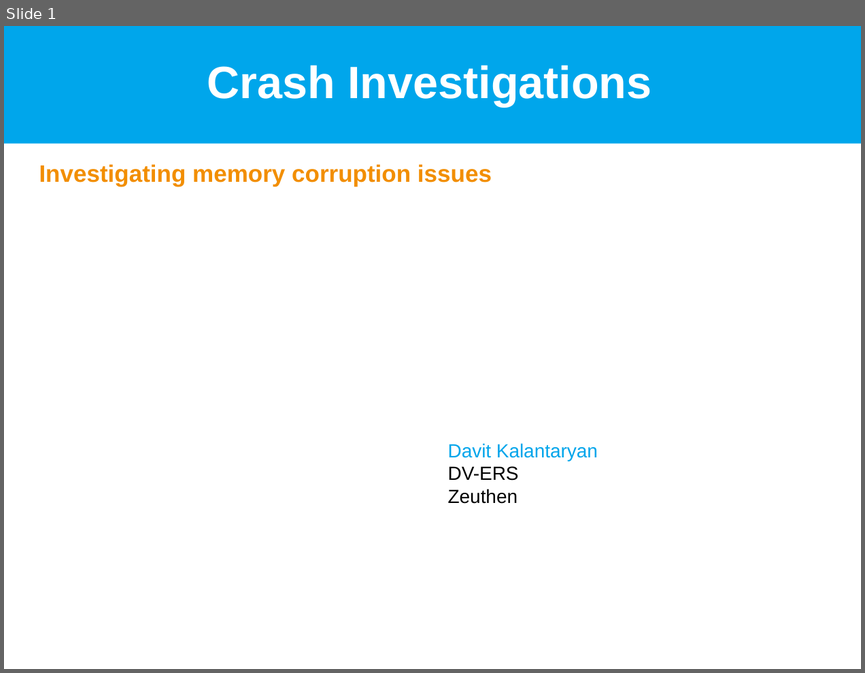
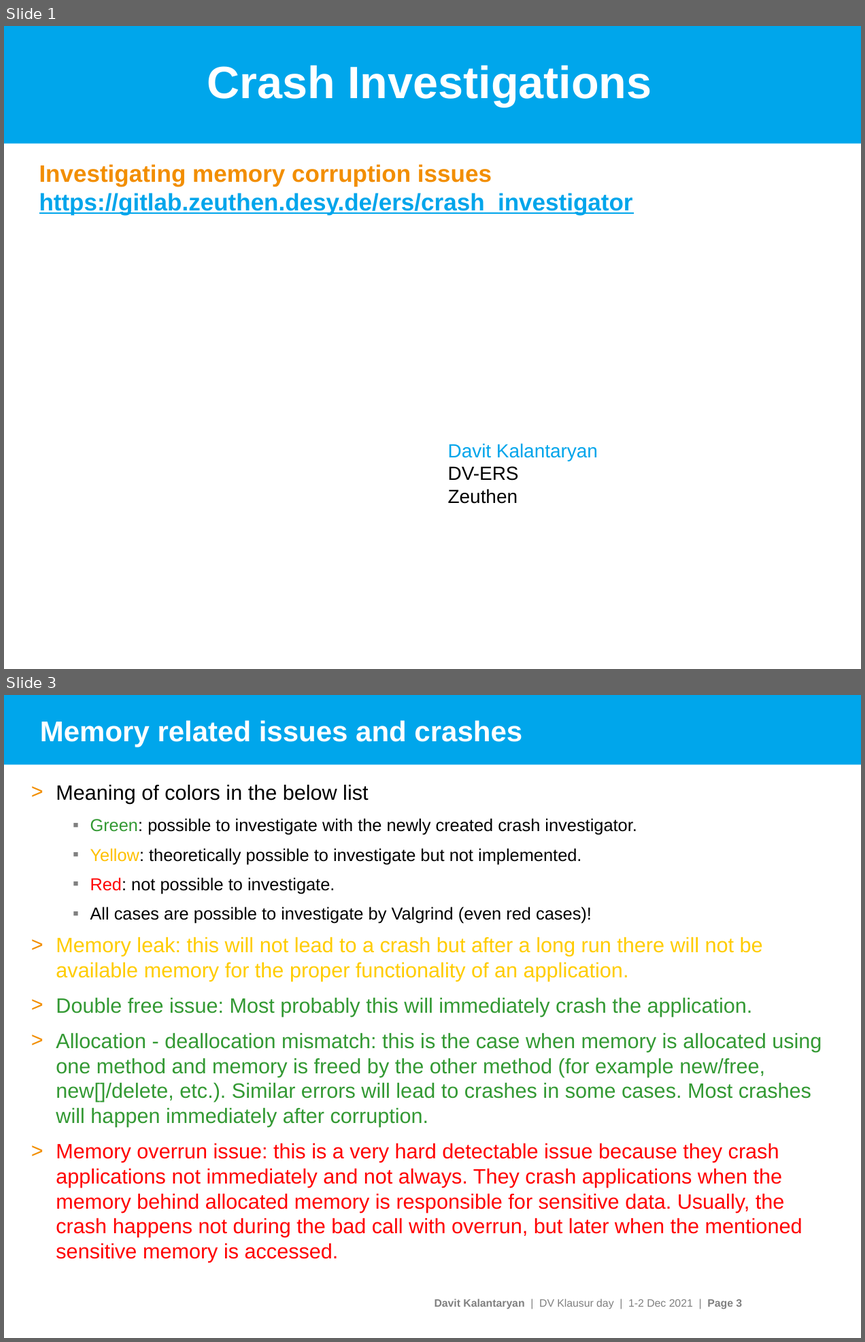
Before and after one commit to davitkalantaryan/old-crash_investigator, a slide deck: docs/crash_investigations.pptx. Shown one above the other, each under a label of ours: slide 1 before the commit, slides 1 and 3 after it; the slides between them are not shown. The pictures are 865x673 and 865x1342 pixels, drawn with LibreOffice and Linux fonts; fonts in the diff are those of the drawing; background and template pictures are left out. Boxes give left, top, right and bottom in pixels: in the first picture for what was removed or moved away, otherwise in the second. Text is boxed around its words. In the diff, an @@ line names an element or a change of style, - is before the commit and + after.

Commit message:
Feature/5 prepare presentation (#13)
* presentation preparation is ongoing
* presentation preparation is ongoing
* some tests on windows
* applied changes in the Linux
* applied windows corrections
* some tests on ubuntu
* fixed Makefile
* added new test case
* modified a bit corruption test
* changed prj/common/common_mkfl/sys_common.unix.Makefile to use other Makefile from cpputils
* applied the last commit of cpputils
* added the last version of the presentation

```diff
--- a/docs/crash_investigations.pptx
+++ b/docs/crash_investigations.pptx
@@ slide 3 added at bbox=[4, 695, 861, 1338], background #FFFFFF @@
@@ rectangle added at bbox=[4, 695, 861, 764], fill #00A6EB @@
@@ title added at bbox=[40, 720, 522, 747], 24 pt, text #FFFFFF, bold @@
+Memory related issues and crashes
@@ text added at bbox=[56, 784, 821, 1262], 17.5 pt, text #339933 @@
+> Meaning of colors in the below list
+  ▪ Green: possible to investigate with the newly created crash investigator.
+  ▪ Yellow: theoretically possible to investigate but not implemented.
+  ▪ Red: not possible to investigate.
+  ▪ All cases are possible to investigate by Valgrind (even red cases)!
+> Memory leak: this will not lead to a crash but after a long run there will not be available memory for the proper functionality of an application.
+> Double free issue: Most probably this will immediately crash the application.
+> Allocation - deallocation mismatch: this is the case when memory is allocated using one method and memory is freed by the other method (for example new/free, new[]/delete, etc.). Similar errors will lead to crashes in some cases. Most crashes will happen immediately after corruption.
+> Memory overrun issue: this is a very hard detectable issue because they crash applications not immediately and not always. They crash applications when the memory behind allocated memory is responsible for sensitive data. Usually, the crash happens not during the bad call with overrun, but later when the mentioned sensitive memory is accessed.
@@ text added at bbox=[434, 1298, 742, 1308], 9 pt, text #808080 @@
+Davit Kalantaryan | DV Klausur day | 1-2 Dec 2021 | Page 3
@@ slide 1 changed as well @@
@@ subtitle at bbox=[39, 164, 633, 215]: text changed; text colour #F28E00 to #00A5EB @@
-Investigating memory corruption issues
+Investigating memory corruption issues
+https://gitlab.zeuthen.desy.de/ers/crash_investigator
```
Also in this commit, not shown: 1 other slide changed, 3 other slides added, 7 slides removed, 30 other files.
